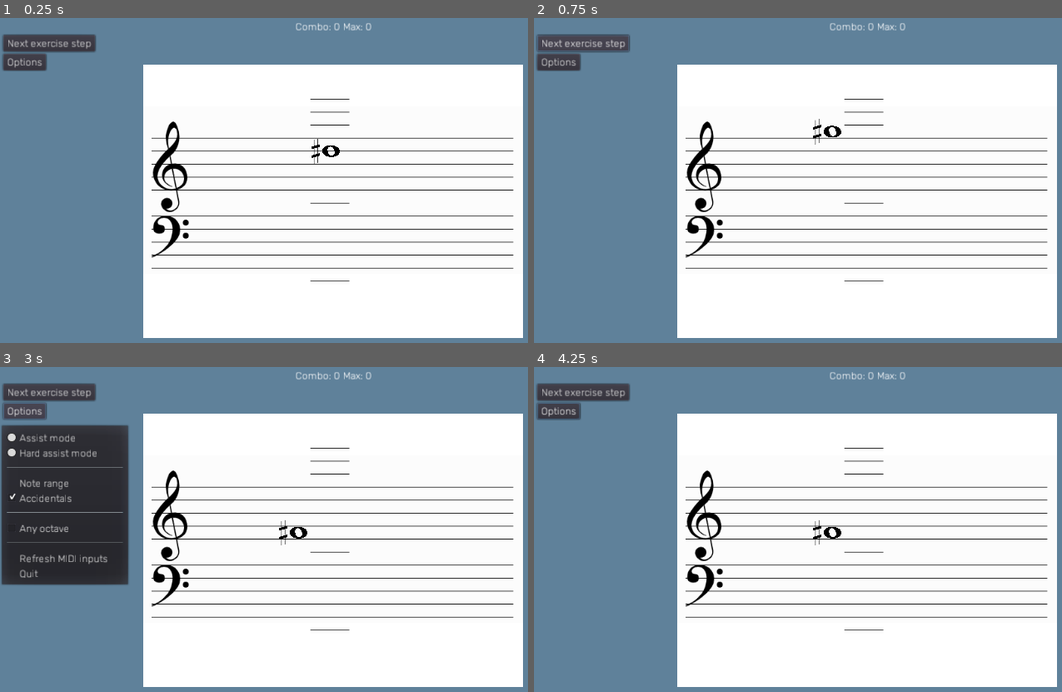
Above: before the commit, frames 1-4 (two rows, left to right).
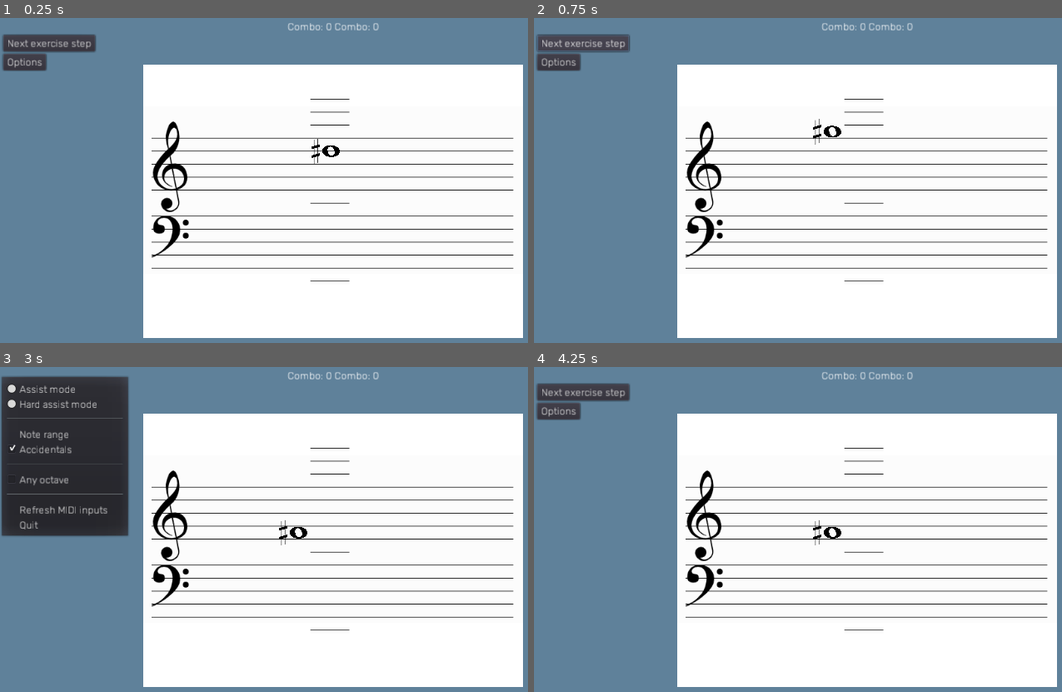
Above: after the commit, the same moments.

Repository: rockrick1/PianoRules
Game: Godot game, scene res://Screens/Exercises.tscn
Two runs of this game, one before a commit and one after it. Both use one fixed random seed, a clock stepped at 60 frames per second and the inputs below.
Inputs (mouse positions are in pixels of both pictures, inside the frame that each line leads up to):
- Up to frame 1 (0.25 s): no input
- Up to frame 2 (0.75 s): click "Next exercise step" at 0.5 s
- Up to frame 3 (3 s): click "Next exercise step" at 1.25 s; click "Next exercise step" at 2 s; click "Options" at 2.75 s
- Up to frame 4 (4.25 s): move the mouse to (1014, 532) at 3.52 s; press the mouse at (1014, 532) at 3.53 s

The runs differ from the first frame. In frame 1, 0.2% of the frame differs, in the area x 54-72%, y 1-4%; in frame 2, 0.2%; in frame 3, 8.3%, in the area x 0-72%, y 1-68%; in frame 4, 0.3%.

Commit message:
ah idk

Diff:
--- a/Screens/ExerciseController.gd
+++ b/Screens/ExerciseController.gd
@@ -36,7 +36,8 @@
 	NoteGroup = $MarginContainer/MarginContainer/TextureRect/Notes
 
 	# options panel, with many settings
-	OptionsPanel = $MarginContainer/Buttons/OptionsPanel
+	OptionsPanel = $MarginContainer/Buttons/Configs/OptionsPanel
+	OptionsPanel.EC = self
 
 	# Assist nodes
 	Assist = $MarginContainer/MarginContainer/TextureRect/Assist
@@ -44,7 +45,6 @@
 	Assist.visible = false
 	HardAssist.visible = false
 
-	$MarginContainer/Buttons/OptionsPanel.EC = self
 
 	tone_offset = $MarginContainer/MarginContainer/TextureRect/Anchor77.position.y - $MarginContainer/MarginContainer/TextureRect/Anchor60.position.y
 	tone_offset /= 10
--- a/Screens/Exercises.tscn
+++ b/Screens/Exercises.tscn
@@ -522,8 +522,8 @@
 alignment = 1
 
 [node name="Combo" type="Label" parent="MarginContainer/Buttons/Combos"]
-margin_left = 447.0
-margin_right = 516.0
+margin_left = 436.0
+margin_right = 505.0
 margin_bottom = 19.0
 size_flags_vertical = 0
 size_flags_stretch_ratio = 0.98
@@ -536,13 +536,13 @@
 }
 
 [node name="MaxCombo" type="Label" parent="MarginContainer/Buttons/Combos"]
-margin_left = 520.0
-margin_right = 567.0
+margin_left = 509.0
+margin_right = 578.0
 margin_bottom = 19.0
 size_flags_vertical = 0
 size_flags_stretch_ratio = 0.98
 custom_fonts/font = ExtResource( 6 )
-text = "Max: 0"
+text = "Combo: 0"
 align = 1
 valign = 1
 __meta__ = {
@@ -571,9 +571,9 @@
 "_edit_use_anchors_": false
 }
 
-[node name="OptionsPanel" parent="MarginContainer/Buttons" instance=ExtResource( 5 )]
-margin_top = 104.0
-margin_bottom = 124.0
+[node name="OptionsPanel" parent="MarginContainer/Buttons/Configs" instance=ExtResource( 5 )]
+margin_top = 29.0
+margin_bottom = 49.0
 
 [connection signal="pressed" from="MarginContainer/Buttons/NextStep" to="." method="_on_NextStep_pressed"]
 [connection signal="pressed" from="MarginContainer/Buttons/Configs" to="." method="_on_Configs_pressed"]
